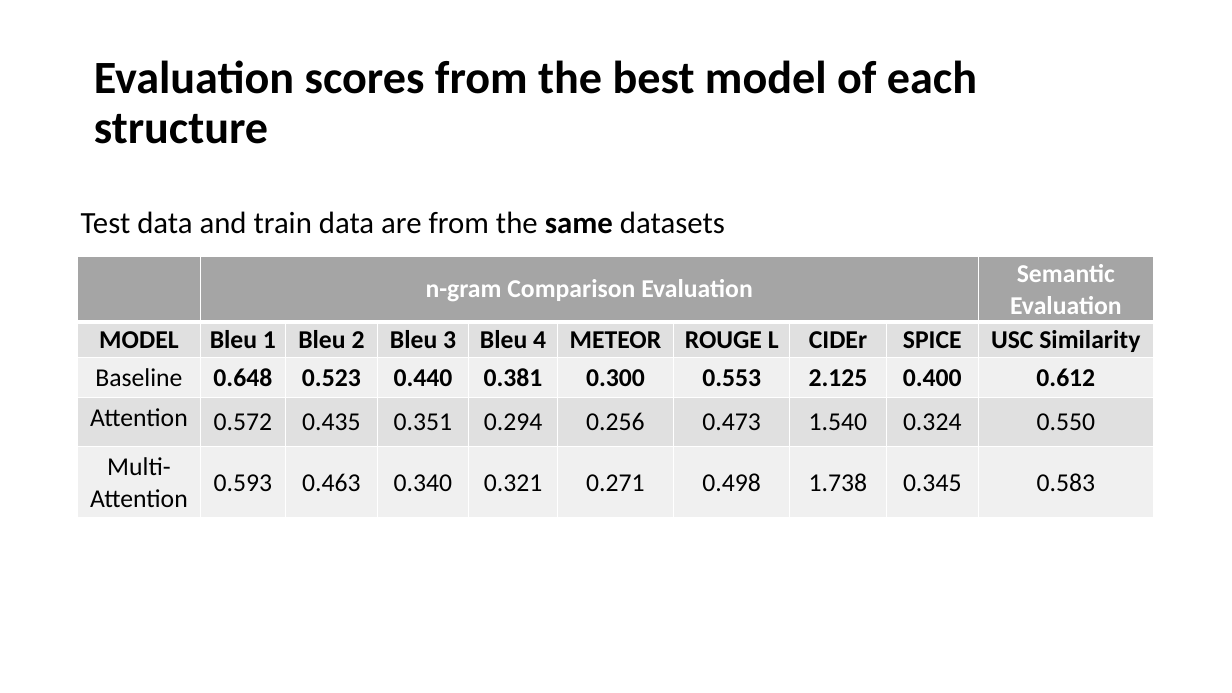
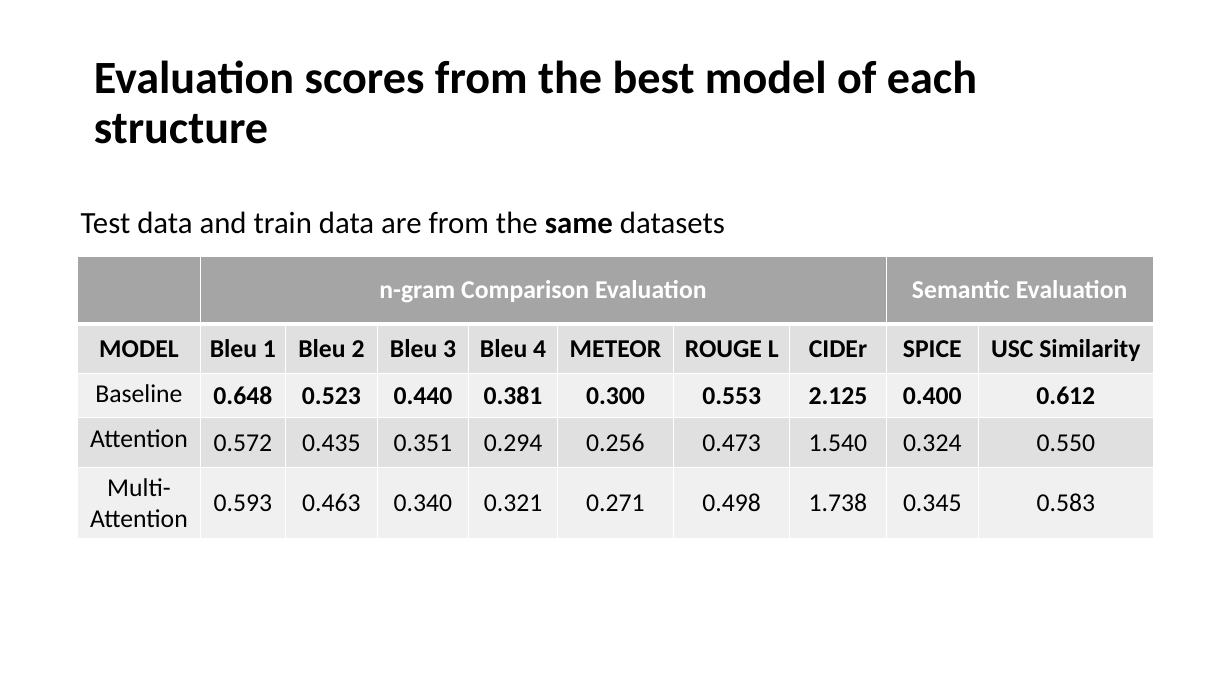
Before and after one commit to miketianchen/MDA_image_captioning, a slide deck: slide 6 of docs/fanli.pptx. Drawn at 1232x693 pixels with LibreOffice and Linux fonts; fonts in the diff are those of the drawing. Boxes give left, top, right and bottom in pixels: in the first picture for what was removed or moved away, otherwise in the second. Text is boxed around its words. In the diff, an @@ line names an element or a change of style, - is before the commit and + after.

Commit message:
Modified model results tables

```diff
--- a/docs/fanli.pptx
+++ b/docs/fanli.pptx
@@ table at <box>78,256,1153,538</box> @@
-row 1, column 9: 
+row 1, column 9: Semantic Evaluation
-row 1, column 10: Semantic Evaluation
+row 1, column 10: 
```
Also in this commit, not shown: 1 other slide changed.
